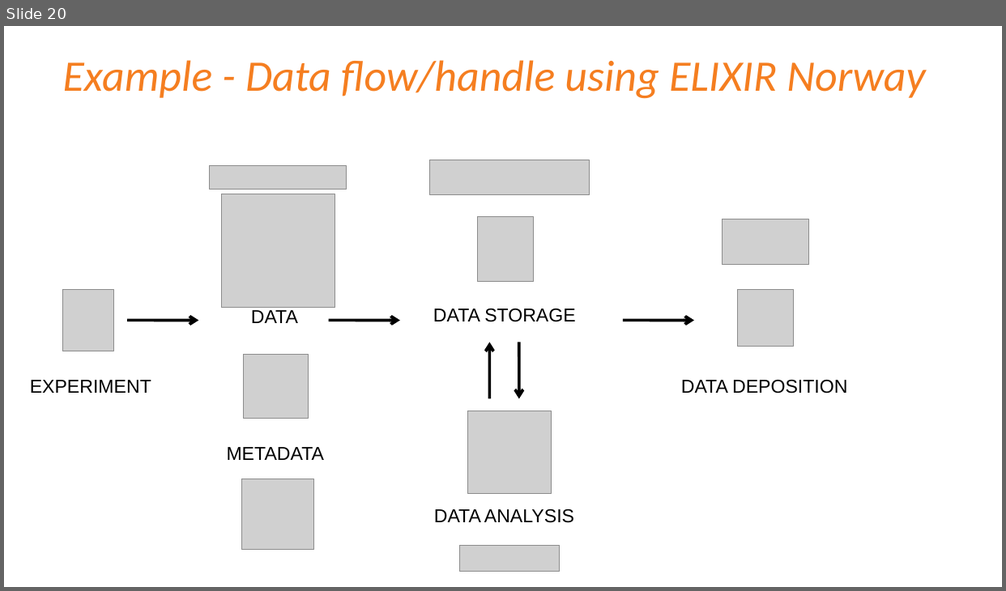
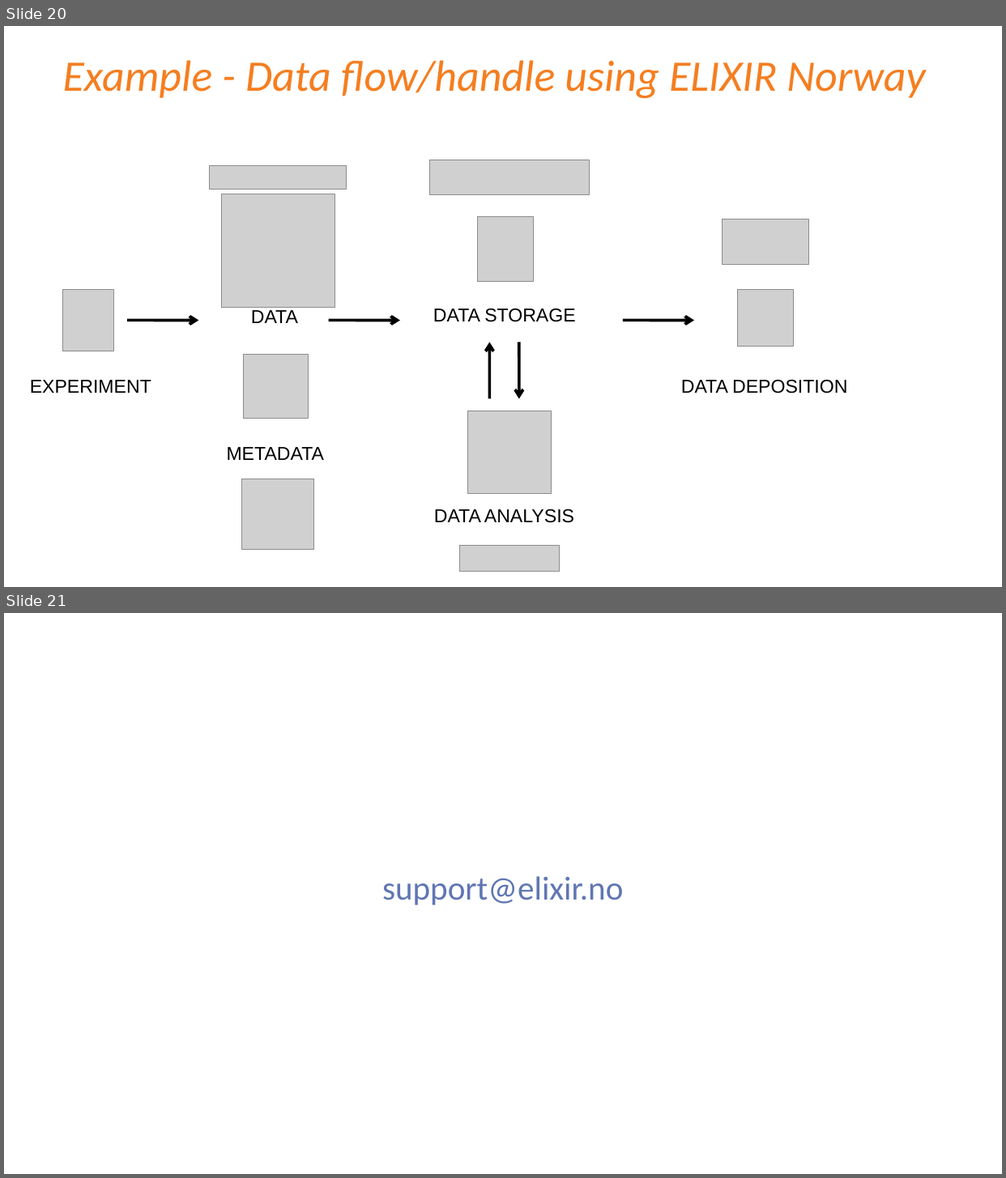
Before and after one commit to ELIXIR-Norway-Training/DMP-writing-workshop, a slide deck: 05_National_storage_infrastructures.pptx. Shown one above the other, each under a label of ours: slide 20 before the commit, slides 20 and 21 after it. The pictures are 1006x591 and 1006x1178 pixels, drawn with LibreOffice and Linux fonts; fonts in the diff are those of the drawing; grey boxes stand for pictures; background and template pictures are left out. Boxes give left, top, right and bottom in pixels: in the first picture for what was removed or moved away, otherwise in the second. Text is boxed around its words. In the diff, an @@ line names an element or a change of style, - is before the commit and + after.

Commit message:
National Storage Solution Update
Added a slide to the national storage solution presentation to include the helpdesk email.

```diff
--- a/05_National_storage_infrastructures.pptx
+++ b/05_National_storage_infrastructures.pptx
@@ slide 21 added at [4,613,1002,1174], background #FFFFFF @@
@@ title added at [382,876,623,905], 32 pt, text #6076B4 @@
+support@elixir.no
```
Also in this commit, not shown: 1 other file.
